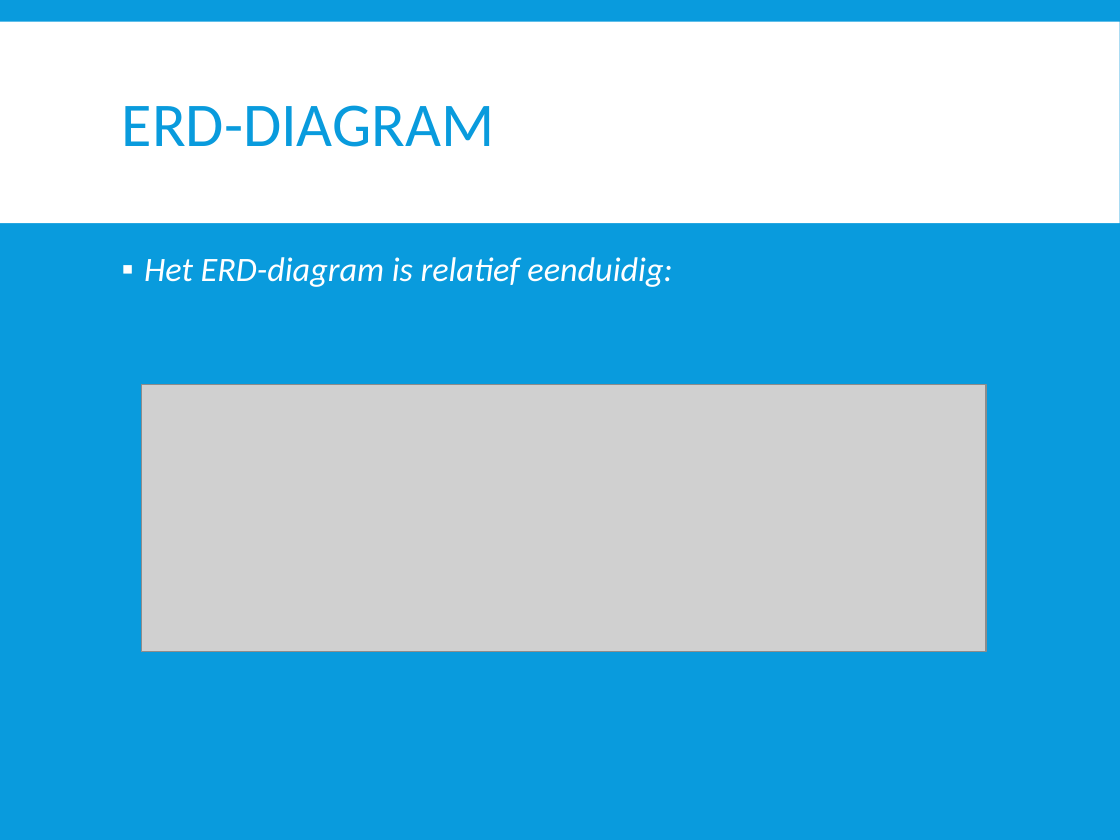
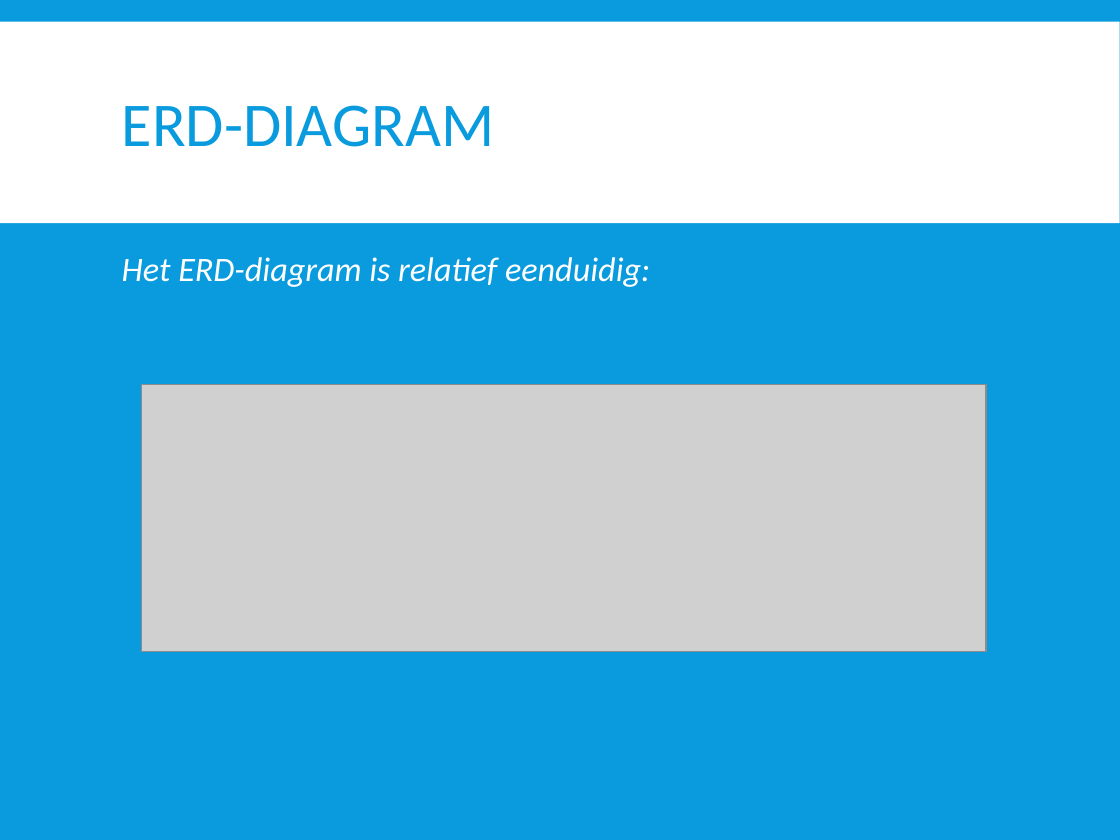
Before and after one commit to dlife/InstantInterview, a slide deck: slide 3 of Presentatie/2015 06 04 Presentatie II.pptx. Drawn at 1120x840 pixels with LibreOffice and Linux fonts; fonts in the diff are those of the drawing; grey boxes stand for pictures. Boxes give left, top, right and bottom in pixels: in the first picture for what was removed or moved away, otherwise in the second. Text is boxed around its words. In the diff, an @@ line names an element or a change of style, - is before the commit and + after.

```diff
--- a/Presentatie/2015 06 04 Presentatie II.pptx
+++ b/Presentatie/2015 06 04 Presentatie II.pptx
@@ text "Het ERD-diagram is relatief eenduidig:" at (x1=122, y1=257, x2=650, y2=287): bullet ▪ to none @@
```
Also in this commit, not shown: 4 other slides changed, 16 slides added, 2 slides removed.
